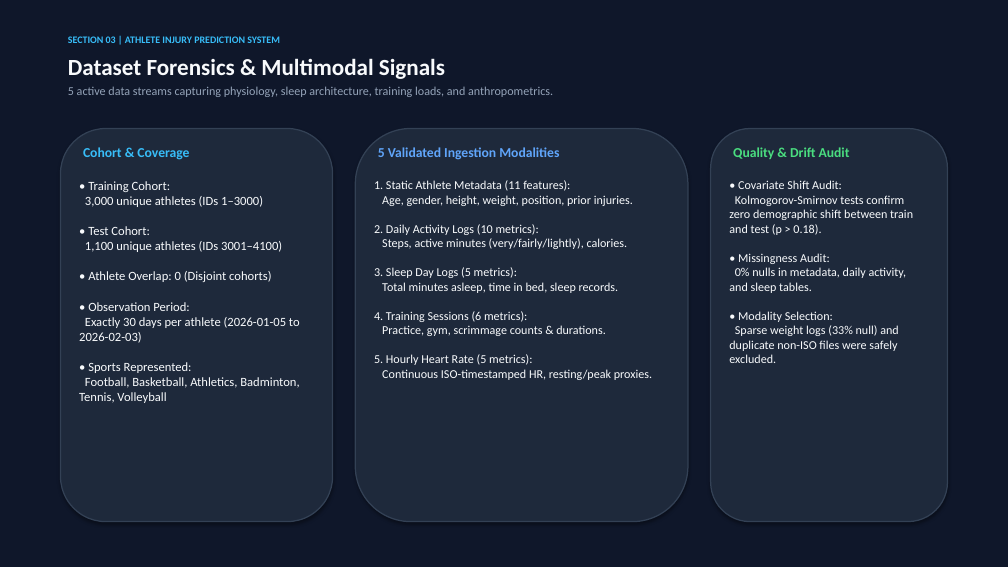
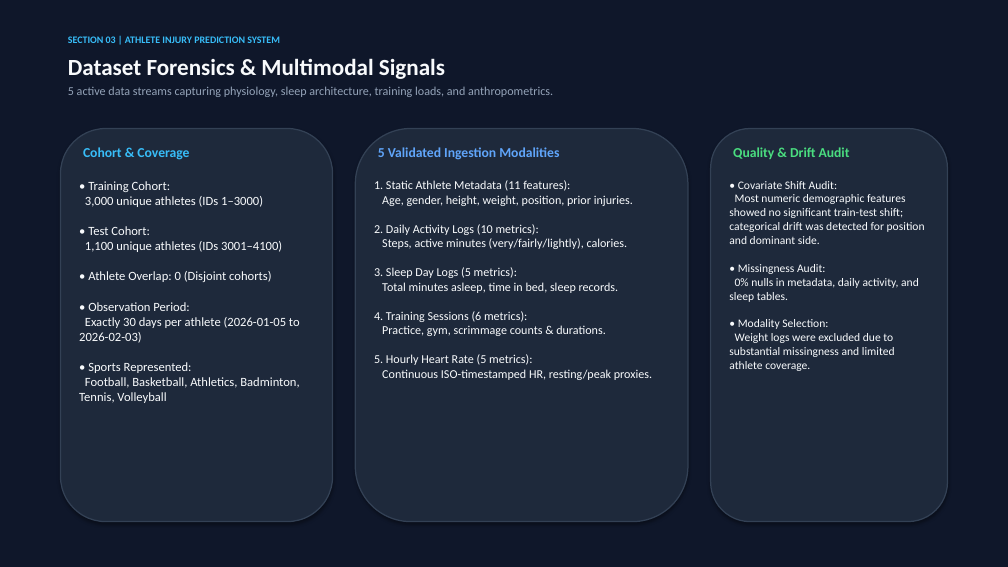
Before and after one commit to bhavya277/ML-Model-for-Athletes, a slide deck: slide 3 of Athlete_Injury_Prediction_Competition.pptx. Drawn at 1008x567 pixels with LibreOffice and Linux fonts; fonts in the diff are those of the drawing. Boxes give left, top, right and bottom in pixels: in the first picture for what was removed or moved away, otherwise in the second. Text is boxed around its words. In the diff, an @@ line names an element or a change of style, - is before the commit and + after.

```diff
--- a/Athlete_Injury_Prediction_Competition.pptx
+++ b/Athlete_Injury_Prediction_Competition.pptx
@@ text at (x1=729, y1=181, x2=925, y2=371): text changed; size 11.5 to 11 pt @@
-• Covariate Shift Audit:
-Kolmogorov-Smirnov tests confirm zero demographic shift between train and test (p > 0.18).
-• Missingness Audit:
-0% nulls in metadata, daily activity, and sleep tables.
-• Modality Selection:
-Sparse weight logs (33% null) and duplicate non-ISO files were safely excluded.
+• Covariate Shift Audit:
+Most numeric demographic features showed no significant train-test shift; categorical drift was detected for position and dominant side.
+• Missingness Audit:
+0% nulls in metadata, daily activity, and sleep tables.
+• Modality Selection:
+Weight logs were excluded due to substantial missingness and limited athlete coverage.
```
Also in this commit, not shown: 6 other slides changed, 10 other files.
